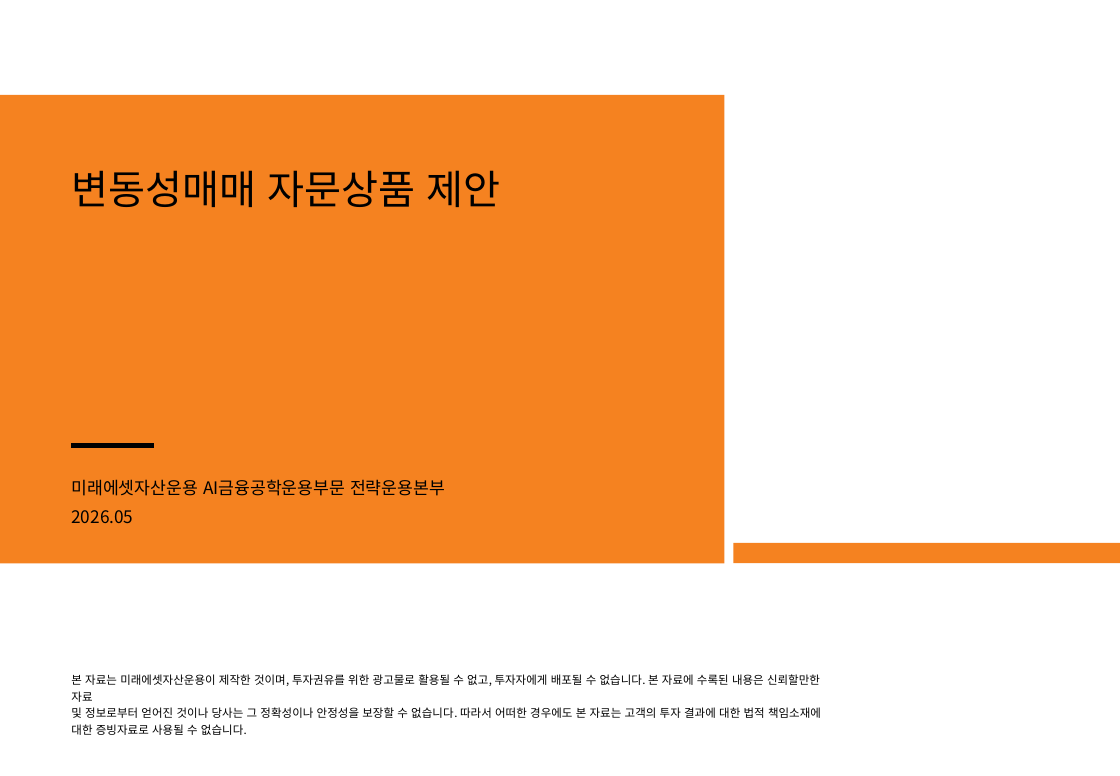
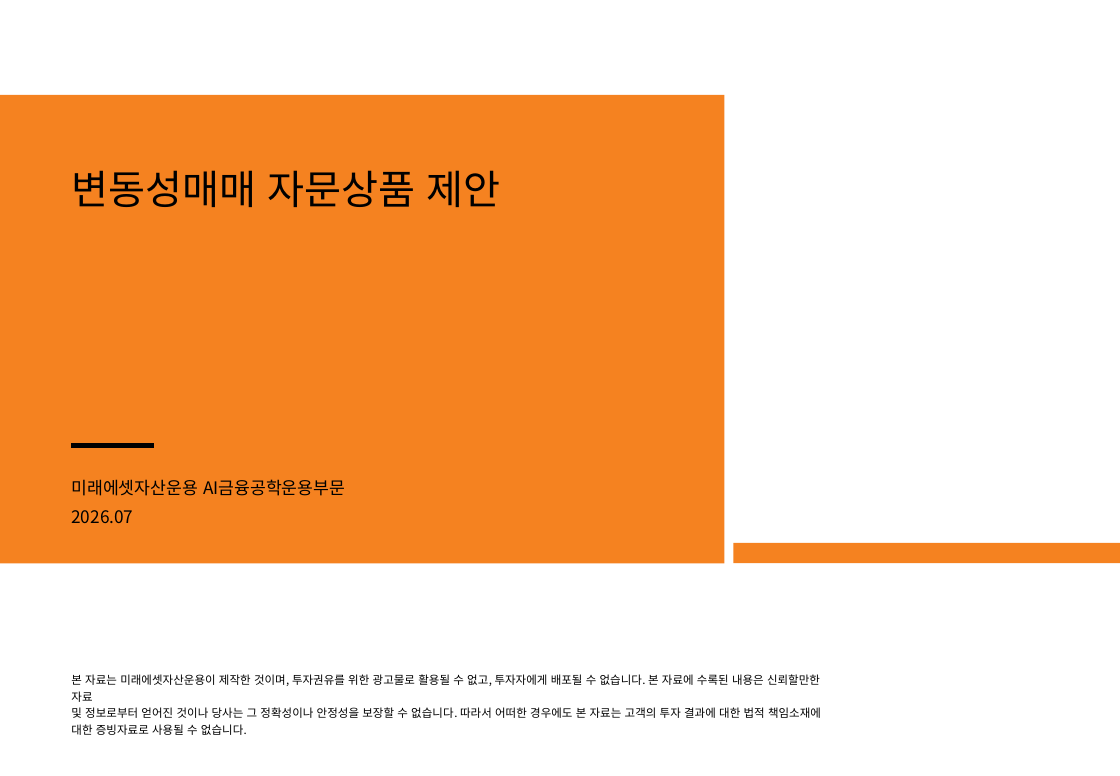
Before and after one commit to gamer383-bit/Volatility-Fund, a slide deck: slide 1 of 변동성매매자문_20260513.pptx. Drawn at 1120x776 pixels with LibreOffice and Linux fonts; fonts in the diff are those of the drawing; background and template pictures are left out. Boxes give left, top, right and bottom in pixels: in the first picture for what was removed or moved away, otherwise in the second. Text is boxed around its words. In the diff, an @@ line names an element or a change of style, - is before the commit and + after.

```diff
--- a/변동성매매자문_20260513.pptx
+++ b/변동성매매자문_20260513.pptx
@@ text at box(71, 479, 345, 496): text changed @@
-미래에셋자산운용 AI금융공학운용부문 전략운용본부
+미래에셋자산운용 AI금융공학운용부문
@@ text at box(71, 510, 133, 523): text changed @@
-2026.05
+2026.07
```
Also in this commit, not shown: 3 other files.
